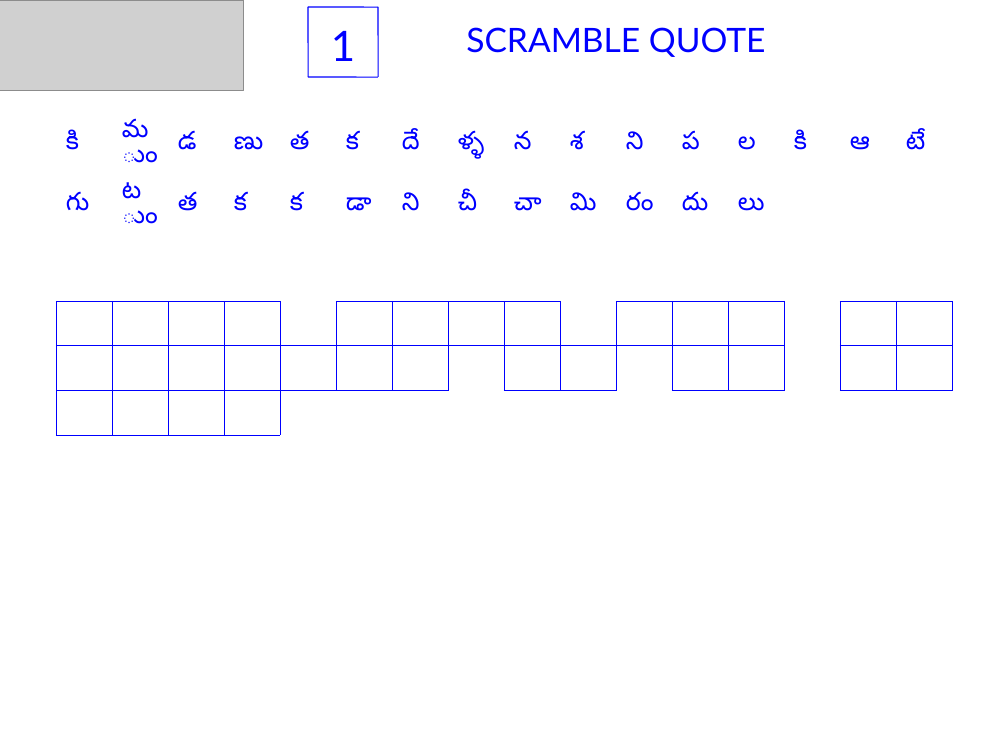
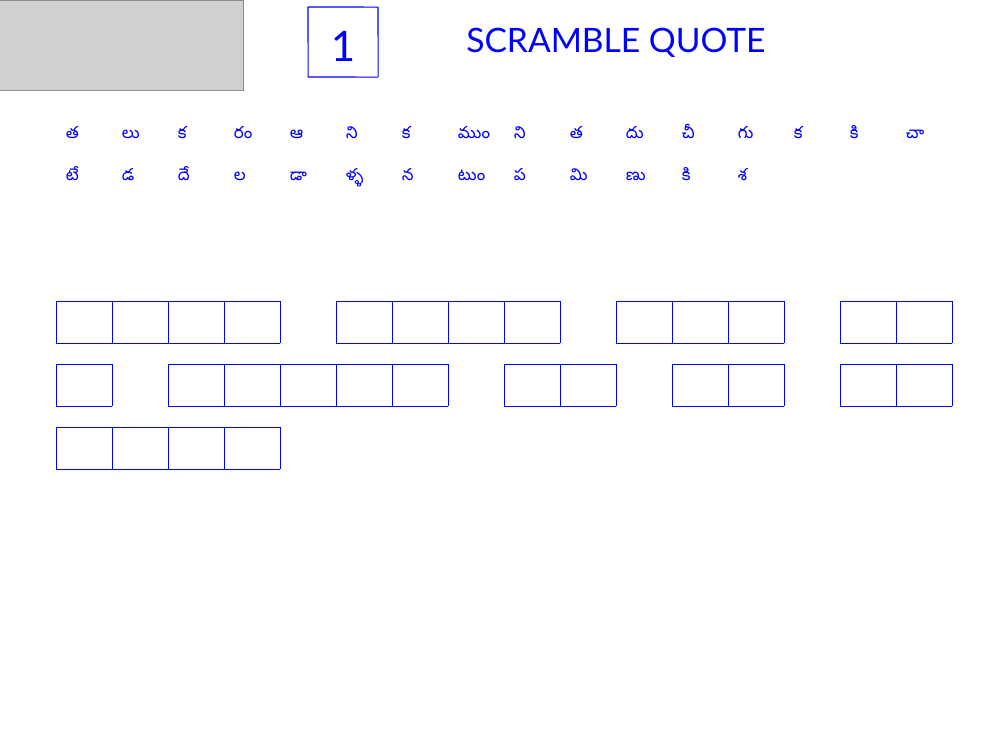
Before and after one commit to sjasthi/auto_quotes_java, a slide deck: slide 1 of Puzzles.ppt. Drawn at 1008x756 pixels with LibreOffice and Linux fonts; fonts in the diff are those of the drawing; grey boxes stand for pictures. Boxes give left, top, right and bottom in pixels: in the first picture for what was removed or moved away, otherwise in the second. Text is boxed around its words. In the diff, an @@ line names an element or a change of style, - is before the commit and + after.

```diff
--- a/Puzzles.ppt
+++ b/Puzzles.ppt
@@ table at [56,112,960,238] @@
-row 1: కి | ముం | డ | ణు | త | క | దే | ళ్ళ | న | శ | ని | ప | ల | కి | ఆ | టే
+row 1: త | లు | క | రం | ఆ | ని | క | ముం | ని | త | దు | చీ | గు | క | కి | చా
-row 2: గు | టుం | త | క | క | డా | ని | చీ | చా | మి | రం | దు | లు |  |  | 
+row 2: టే | డ | దే | ల | డా | ళ్ళ | న | టుం | ప | మి | ణు | కి | శ |  |  | 
@@ size 18 to 12 pt in "మి" @@
@@ table added at [56,301,960,344], 1 rows, 16 columns @@
+ |  |  |  |  |  |  |  |  |  |  |  |  |  |  | 
@@ table at [56,364,960,406] @@
-row 2:  |  |  |  |  |  |  |  |  |  |  |  |  |  |  | 
-row 3:  |  |  |  |  |  |  |  |  |  |  |  |  |  |  | 
@@ table: place and size @@
-table at [56,301,960,427]
+table at [56,364,960,406]
@@ table added at [56,427,960,470], 1 rows, 16 columns @@
+ |  |  |  |  |  |  |  |  |  |  |  |  |  |  | 
```
Also in this commit, not shown: 9 other slides changed, 20 other files.
